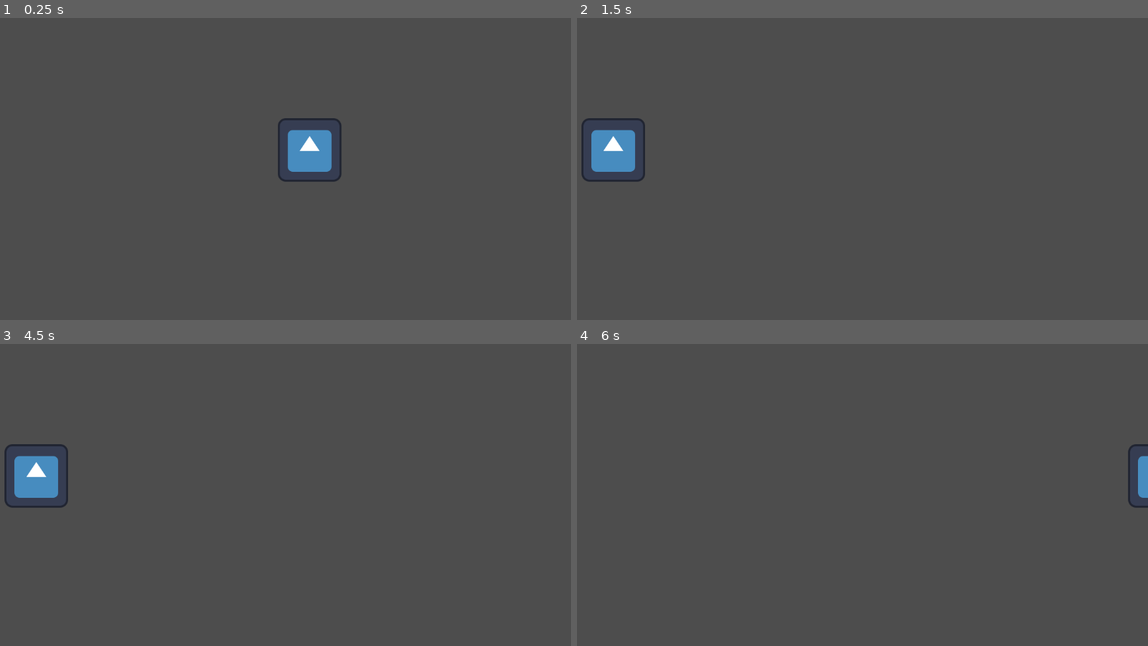
Above: before the commit, frames 1-4 (two rows, left to right).
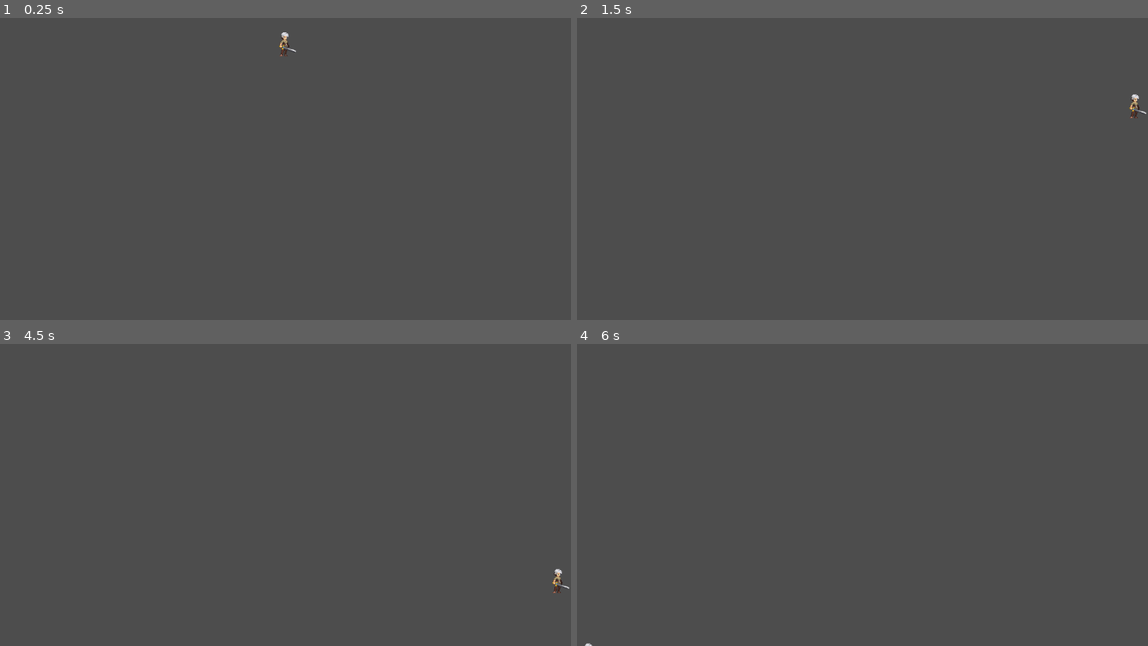
Above: after the commit, the same moments.

Repository: ValentinSmaia/Progra_del_papu_-v
Game: Godot game, scene res://Escenas/componentes/Jugador/jugador.tscn
Two runs of this game, one before a commit and one after it. Both use one fixed random seed, a clock stepped at 60 frames per second and the inputs below. Before the commit the project starts from res://Escenas/componentes/jugador.tscn. The engine's default icon, where the game draws it, is replaced by a stand-in: a white triangle on a blue panel in a dark square.
Inputs:
- Up to frame 1 (0.25 s): no input
- Up to frame 2 (1.5 s): tap Enter at 0.5 s; hold D (derecha) 0.53-1.28 s; hold A (izquierda) from 1.28 s (still down)
- Up to frame 3 (4.5 s): release A (izquierda) at 2.03 s; hold D (derecha) 2.03-3.53 s; tap Space at 3.5 s; hold A (izquierda) from 3.53 s (still down); tap Enter at 4.25 s
- Up to frame 4 (6 s): release A (izquierda) at 5.78 s; hold D (derecha) from 5.78 s (still down)

The runs differ from the first frame. In frame 1, 1.5% of the frame differs, in the area x 48-60%, y 4-55%; in frame 2, 1.4%; in frame 3, 1.4%; in frame 4, 0.4%.

Commit message:
Maquina de estado

Diff:
--- a/otro-mas/Escenas/Nivel_0/Nivel_0.tscn
+++ b/otro-mas/Escenas/Nivel_0/Nivel_0.tscn
@@ -1,6 +1,6 @@
 [gd_scene load_steps=2 format=3 uid="uid://bmefjvin5bjfi"]
 
-[ext_resource type="PackedScene" uid="uid://bi6ji0oeiiosp" path="res://Escenas/componentes/jugador.tscn" id="1_nufr8"]
+[ext_resource type="PackedScene" uid="uid://bi6ji0oeiiosp" path="res://Escenas/componentes/Jugador/jugador.tscn" id="1_nufr8"]
 
 [node name="Nivel0" type="Node2D"]
 
--- /dev/null
+++ b/otro-mas/Escenas/componentes/Jugador/Estados/Quieto.gd
@@ -0,0 +1,7 @@
+extends Estado
+
+func enter():
+	print("hola")
+
+func update(delta):
+	jugador.velocity.y=100
--- a/otro-mas/Escenas/componentes/jugador.gd
+++ b/otro-mas/Escenas/componentes/Jugador/jugador.gd
@@ -3,6 +3,6 @@
 @export var velocidad = 1000
 
 func _physics_process(delta):
-	var direccion = Input.get_axis ("derecha", "izquierda")
+	var direccion = Input.get_axis ("izquierda", "derecha")
 	velocity.x = direccion * velocidad
 	move_and_slide()
--- /dev/null
+++ b/otro-mas/Escenas/componentes/Jugador/jugador.tscn
@@ -0,0 +1,270 @@
+[gd_scene load_steps=39 format=3 uid="uid://bi6ji0oeiiosp"]
+
+[ext_resource type="Script" uid="uid://hydom3pwl52b" path="res://Escenas/componentes/Jugador/jugador.gd" id="1_vv1yo"]
+[ext_resource type="Texture2D" uid="uid://bx3p55rwlym8l" path="res://Assets/Texturas/Jugador/attack.png" id="2_sombp"]
+[ext_resource type="Texture2D" uid="uid://d2vhigls5nqr4" path="res://Assets/Texturas/Jugador/jump.png" id="3_q7o24"]
+[ext_resource type="Texture2D" uid="uid://ci6ayx6gkhiig" path="res://Assets/Texturas/Jugador/run.png" id="4_6g2t3"]
+[ext_resource type="Texture2D" uid="uid://d3j0bw2ubxmr" path="res://Assets/Texturas/Jugador/idle.png" id="5_bx2cf"]
+[ext_resource type="Script" uid="uid://bh5gdba7ghckq" path="res://Escenas/componentes/Maquina_Estado/maquina_estado.gd" id="6_q7o24"]
+[ext_resource type="Script" uid="uid://dchof4n7wva0b" path="res://Escenas/componentes/Jugador/Estados/Quieto.gd" id="7_6g2t3"]
+
+[sub_resource type="RectangleShape2D" id="RectangleShape2D_vv1yo"]
+size = Vector2(18, 49)
+
+[sub_resource type="AtlasTexture" id="AtlasTexture_uvgch"]
+atlas = ExtResource("2_sombp")
+region = Rect2(0, 0, 96, 80)
+
+[sub_resource type="AtlasTexture" id="AtlasTexture_ov37r"]
+atlas = ExtResource("2_sombp")
+region = Rect2(96, 0, 96, 80)
+
+[sub_resource type="AtlasTexture" id="AtlasTexture_4yutk"]
+atlas = ExtResource("2_sombp")
+region = Rect2(192, 0, 96, 80)
+
+[sub_resource type="AtlasTexture" id="AtlasTexture_eri4y"]
+atlas = ExtResource("2_sombp")
+region = Rect2(288, 0, 96, 80)
+
+[sub_resource type="AtlasTexture" id="AtlasTexture_6g2t3"]
+atlas = ExtResource("3_q7o24")
+region = Rect2(704, 0, 64, 64)
+
+[sub_resource type="AtlasTexture" id="AtlasTexture_bx2cf"]
+atlas = ExtResource("3_q7o24")
+region = Rect2(768, 0, 64, 64)
+
+[sub_resource type="AtlasTexture" id="AtlasTexture_b7mh5"]
+atlas = ExtResource("3_q7o24")
+region = Rect2(832, 0, 64, 64)
+
+[sub_resource type="AtlasTexture" id="AtlasTexture_x8l47"]
+atlas = ExtResource("3_q7o24")
+region = Rect2(896, 0, 64, 64)
+
+[sub_resource type="AtlasTexture" id="AtlasTexture_h3ise"]
+atlas = ExtResource("3_q7o24")
+region = Rect2(576, 0, 64, 64)
+
+[sub_resource type="AtlasTexture" id="AtlasTexture_ms6hj"]
+atlas = ExtResource("3_q7o24")
+region = Rect2(640, 0, 64, 64)
+
+[sub_resource type="AtlasTexture" id="AtlasTexture_5kx8c"]
+atlas = ExtResource("3_q7o24")
+region = Rect2(704, 0, 64, 64)
+
+[sub_resource type="AtlasTexture" id="AtlasTexture_pbevb"]
+atlas = ExtResource("4_6g2t3")
+region = Rect2(0, 0, 80, 80)
+
+[sub_resource type="AtlasTexture" id="AtlasTexture_j1jdm"]
+atlas = ExtResource("4_6g2t3")
+region = Rect2(80, 0, 80, 80)
+
+[sub_resource type="AtlasTexture" id="AtlasTexture_cmpuo"]
+atlas = ExtResource("4_6g2t3")
+region = Rect2(160, 0, 80, 80)
+
+[sub_resource type="AtlasTexture" id="AtlasTexture_p87aa"]
+atlas = ExtResource("4_6g2t3")
+region = Rect2(240, 0, 80, 80)
+
+[sub_resource type="AtlasTexture" id="AtlasTexture_kfbwv"]
+atlas = ExtResource("4_6g2t3")
+region = Rect2(320, 0, 80, 80)
+
+[sub_resource type="AtlasTexture" id="AtlasTexture_a5wtm"]
+atlas = ExtResource("4_6g2t3")
+region = Rect2(400, 0, 80, 80)
+
+[sub_resource type="AtlasTexture" id="AtlasTexture_fgxcd"]
+atlas = ExtResource("4_6g2t3")
+region = Rect2(480, 0, 80, 80)
+
+[sub_resource type="AtlasTexture" id="AtlasTexture_6dh5s"]
+atlas = ExtResource("4_6g2t3")
+region = Rect2(560, 0, 80, 80)
+
+[sub_resource type="AtlasTexture" id="AtlasTexture_rd37u"]
+atlas = ExtResource("5_bx2cf")
+region = Rect2(0, 0, 64, 80)
+
+[sub_resource type="AtlasTexture" id="AtlasTexture_qn08c"]
+atlas = ExtResource("5_bx2cf")
+region = Rect2(64, 0, 64, 80)
+
+[sub_resource type="AtlasTexture" id="AtlasTexture_q6h4o"]
+atlas = ExtResource("5_bx2cf")
+region = Rect2(128, 0, 64, 80)
+
+[sub_resource type="AtlasTexture" id="AtlasTexture_a3wl1"]
+atlas = ExtResource("5_bx2cf")
+region = Rect2(192, 0, 64, 80)
+
+[sub_resource type="AtlasTexture" id="AtlasTexture_a7a63"]
+atlas = ExtResource("3_q7o24")
+region = Rect2(0, 0, 64, 64)
+
+[sub_resource type="AtlasTexture" id="AtlasTexture_hgwmd"]
+atlas = ExtResource("3_q7o24")
+region = Rect2(64, 0, 64, 64)
+
+[sub_resource type="AtlasTexture" id="AtlasTexture_qgjq0"]
+atlas = ExtResource("3_q7o24")
+region = Rect2(128, 0, 64, 64)
+
+[sub_resource type="AtlasTexture" id="AtlasTexture_mts83"]
+atlas = ExtResource("3_q7o24")
+region = Rect2(192, 0, 64, 64)
+
+[sub_resource type="AtlasTexture" id="AtlasTexture_e6tt7"]
+atlas = ExtResource("3_q7o24")
+region = Rect2(256, 0, 64, 64)
+
+[sub_resource type="AtlasTexture" id="AtlasTexture_7psi1"]
+atlas = ExtResource("3_q7o24")
+region = Rect2(320, 0, 64, 64)
+
+[sub_resource type="SpriteFrames" id="SpriteFrames_vl2d8"]
+animations = [{
+"frames": [{
+"duration": 1.0,
+"texture": SubResource("AtlasTexture_uvgch")
+}, {
+"duration": 1.0,
+"texture": SubResource("AtlasTexture_ov37r")
+}, {
+"duration": 1.0,
+"texture": SubResource("AtlasTexture_4yutk")
+}, {
+"duration": 1.0,
+"texture": SubResource("AtlasTexture_eri4y")
+}],
+"loop": false,
+"name": &"atacar",
+"speed": 5.0
+}, {
+"frames": [{
+"duration": 1.0,
+"texture": SubResource("AtlasTexture_6g2t3")
+}, {
+"duration": 1.0,
+"texture": SubResource("AtlasTexture_bx2cf")
+}, {
+"duration": 1.0,
+"texture": SubResource("AtlasTexture_b7mh5")
+}, {
+"duration": 1.0,
+"texture": SubResource("AtlasTexture_x8l47")
+}],
+"loop": false,
+"name": &"caer",
+"speed": 10.0
+}, {
+"frames": [{
+"duration": 1.0,
+"texture": SubResource("AtlasTexture_h3ise")
+}, {
+"duration": 1.0,
+"texture": SubResource("AtlasTexture_ms6hj")
+}, {
+"duration": 1.0,
+"texture": SubResource("AtlasTexture_5kx8c")
+}],
+"loop": true,
+"name": &"cayendo",
+"speed": 5.0
+}, {
+"frames": [{
+"duration": 1.0,
+"texture": SubResource("AtlasTexture_pbevb")
+}, {
+"duration": 1.0,
+"texture": SubResource("AtlasTexture_j1jdm")
+}, {
+"duration": 1.0,
+"texture": SubResource("AtlasTexture_cmpuo")
+}, {
+"duration": 1.0,
+"texture": SubResource("AtlasTexture_p87aa")
+}, {
+"duration": 1.0,
+"texture": SubResource("AtlasTexture_kfbwv")
+}, {
+"duration": 1.0,
+"texture": SubResource("AtlasTexture_a5wtm")
+}, {
+"duration": 1.0,
+"texture": SubResource("AtlasTexture_fgxcd")
+}, {
+"duration": 1.0,
+"texture": SubResource("AtlasTexture_6dh5s")
+}],
+"loop": true,
+"name": &"correr",
+"speed": 5.0
+}, {
+"frames": [{
+"duration": 1.0,
+"texture": SubResource("AtlasTexture_rd37u")
+}, {
+"duration": 1.0,
+"texture": SubResource("AtlasTexture_qn08c")
+}, {
+"duration": 1.0,
+"texture": SubResource("AtlasTexture_q6h4o")
+}, {
+"duration": 1.0,
+"texture": SubResource("AtlasTexture_a3wl1")
+}],
+"loop": true,
+"name": &"quieto",
+"speed": 3.0
+}, {
+"frames": [{
+"duration": 1.0,
+"texture": SubResource("AtlasTexture_a7a63")
+}, {
+"duration": 1.0,
+"texture": SubResource("AtlasTexture_hgwmd")
+}, {
+"duration": 1.0,
+"texture": SubResource("AtlasTexture_qgjq0")
+}, {
+"duration": 1.0,
+"texture": SubResource("AtlasTexture_mts83")
+}, {
+"duration": 1.0,
+"texture": SubResource("AtlasTexture_e6tt7")
+}, {
+"duration": 1.0,
+"texture": SubResource("AtlasTexture_7psi1")
+}],
+"loop": false,
+"name": &"saltar",
+"speed": 10.0
+}]
+
+[node name="Jugador" type="CharacterBody2D"]
+position = Vector2(575, 69)
+script = ExtResource("1_vv1yo")
+metadata/_edit_group_ = true
+
+[node name="CollisionShape2D" type="CollisionShape2D" parent="."]
+position = Vector2(-1, -0.5)
+shape = SubResource("RectangleShape2D_vv1yo")
+
+[node name="AnimatedSprite2D" type="AnimatedSprite2D" parent="."]
+sprite_frames = SubResource("SpriteFrames_vl2d8")
+animation = &"quieto"
+
+[node name="MaquinaEstado" type="Node" parent="." node_paths=PackedStringArray("jugador")]
+script = ExtResource("6_q7o24")
+jugador = NodePath("..")
+metadata/_custom_type_script = "uid://bh5gdba7ghckq"
+
+[node name="Estado" type="Node" parent="MaquinaEstado"]
+script = ExtResource("7_6g2t3")
+metadata/_custom_type_script = "uid://dpklkvqyfi3ku"
--- /dev/null
+++ b/otro-mas/Escenas/componentes/Maquina_Estado/estado.gd
@@ -0,0 +1,17 @@
+extends Node
+class_name Estado
+
+var jugador : CharacterBody2D
+
+func _ready():
+	jugador=get_parent().jugador
+
+
+func enter():
+	pass
+
+func update(_delta):
+	pass
+
+func exit():
+	pass
--- /dev/null
+++ b/otro-mas/Escenas/componentes/Maquina_Estado/maquina_estado.gd
@@ -0,0 +1,17 @@
+extends Node
+class_name MaquinaEstado
+
+@export var jugador : CharacterBody2D
+var estado_actual : Estado
+
+func _ready():
+	estado_actual = get_child(0)
+	estado_actual.enter()
+
+func _process(delta):
+	estado_actual.update(delta)
+
+func ir_a_estado_siguiente(estado_siguiente : Estado):
+	estado_actual.exit()
+	estado_actual = estado_siguiente
+	estado_actual.enter()
--- a/otro-mas/Escenas/componentes/jugador.tscn
+++ /dev/null
@@ -1,19 +0,0 @@
-[gd_scene load_steps=4 format=3 uid="uid://bi6ji0oeiiosp"]
-
-[ext_resource type="Texture2D" uid="uid://comaa0ub3jt22" path="res://Assets/icon.svg" id="1_gv4hf"]
-[ext_resource type="Script" uid="uid://hydom3pwl52b" path="res://Escenas/componentes/jugador.gd" id="1_vv1yo"]
-
-[sub_resource type="RectangleShape2D" id="RectangleShape2D_vv1yo"]
-size = Vector2(127, 129)
-
-[node name="Jugador" type="CharacterBody2D"]
-position = Vector2(626, 305)
-script = ExtResource("1_vv1yo")
-metadata/_edit_group_ = true
-
-[node name="CollisionShape2D" type="CollisionShape2D" parent="."]
-position = Vector2(0.5, 1.5)
-shape = SubResource("RectangleShape2D_vv1yo")
-
-[node name="Sprite2D" type="Sprite2D" parent="."]
-texture = ExtResource("1_gv4hf")
--- a/otro-mas/project.godot
+++ b/otro-mas/project.godot
@@ -27,3 +27,7 @@
 "events": [Object(InputEventKey,"resource_local_to_scene":false,"resource_name":"","device":-1,"window_id":0,"alt_press …(192 unchanged characters)…
 ]
 }
+
+[rendering]
+
+textures/canvas_textures/default_texture_filter=0
Binary file added: otro-mas/Assets/Texturas/Jugador/attack.png
Not shown, added: otro-mas/Assets/Texturas/Jugador/attack.png.import
Binary file added: otro-mas/Assets/Texturas/Jugador/idle.png
Not shown, added: otro-mas/Assets/Texturas/Jugador/idle.png.import
Binary file added: otro-mas/Assets/Texturas/Jugador/jump.png
Not shown, added: otro-mas/Assets/Texturas/Jugador/jump.png.import
Binary file added: otro-mas/Assets/Texturas/Jugador/run.png
Not shown, added: otro-mas/Assets/Texturas/Jugador/run.png.import
Not shown, added: otro-mas/Assets/Texturas/Jugador/smoke_particle.png.import
Binary file added: otro-mas/Assets/Texturas/Jugador/star_particle.png
Not shown, added: otro-mas/Assets/Texturas/Jugador/star_particle.png.import
Not shown, added: otro-mas/Escenas/componentes/Jugador/Estados/Quieto.gd.uid
(and 3 more such lines)
